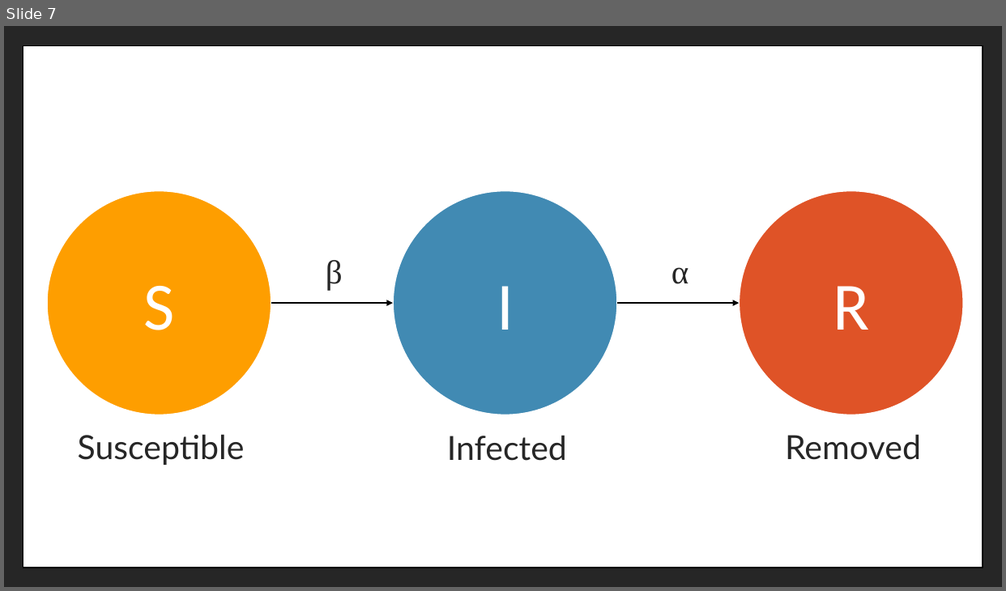
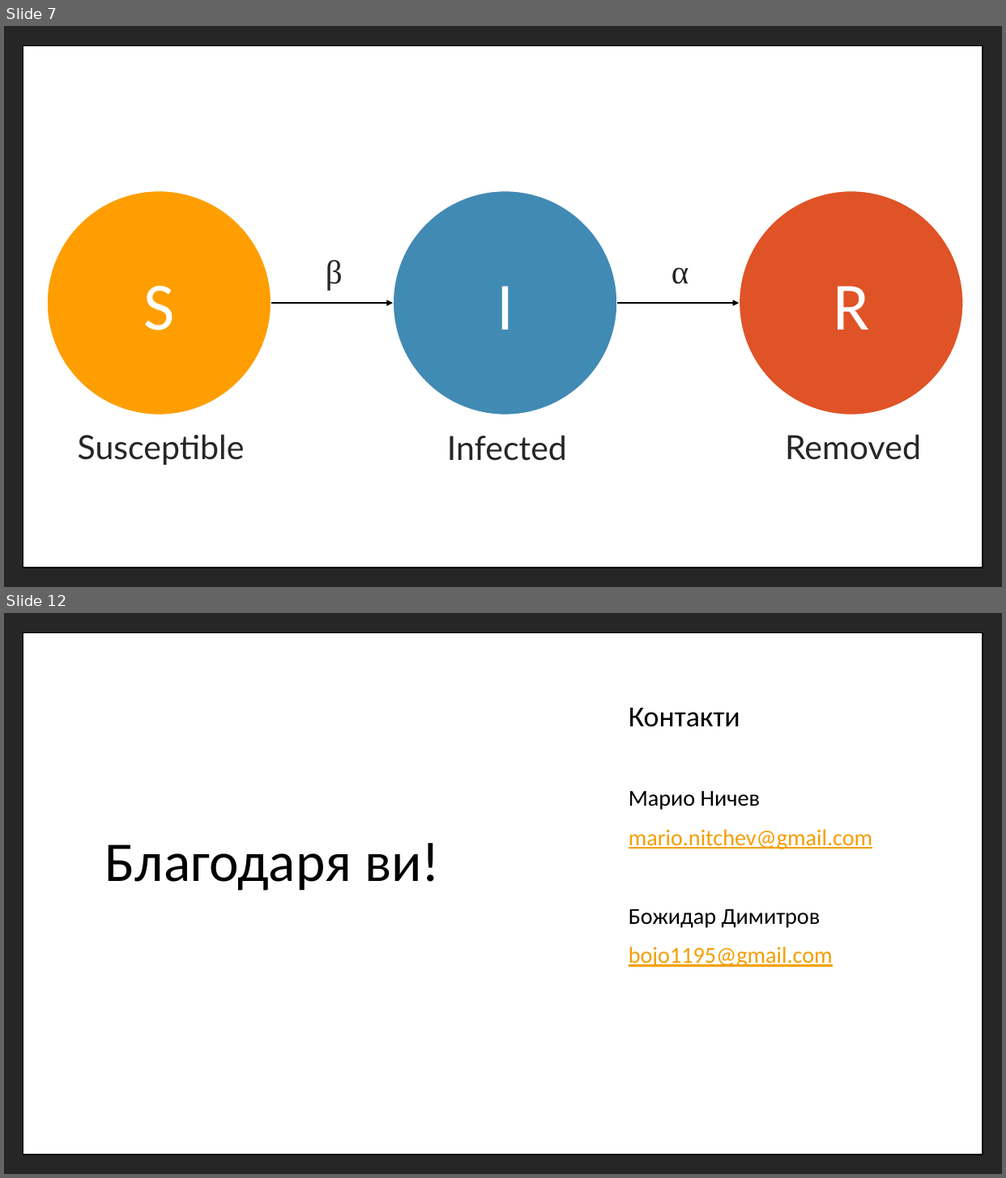
Before and after one commit to mnitchev/MathematicalModelling, a slide deck: MathematicalModelingOfEpidemology.pptx. Shown one above the other, each under a label of ours: slide 7 before the commit, slides 7 and 12 after it; the slides between them are not shown. The pictures are 1006x591 and 1006x1178 pixels, drawn with LibreOffice and Linux fonts; fonts in the diff are those of the drawing. Boxes give left, top, right and bottom in pixels: in the first picture for what was removed or moved away, otherwise in the second. Text is boxed around its words. In the diff, an @@ line names an element or a change of style, - is before the commit and + after.

```diff
--- a/MathematicalModelingOfEpidemology.pptx
+++ b/MathematicalModelingOfEpidemology.pptx
@@ slide 12 added at (4,613,1002,1174), background #262626; not listed: 1 template element that a slide beside it also shows @@
@@ text added at (629,708,872,967), 22 pt, text #F59E00, underline @@
+Контакти
+Марио Ничев
+mario.nitchev@gmail.com
+Божидар Димитров
+bojo1195@gmail.com
@@ title added at (105,843,440,891), 54 pt, text #000000 @@
+Благодаря ви!
```
Also in this commit, not shown: 3 slides changed, 3 other slides added, 1 slide removed.
